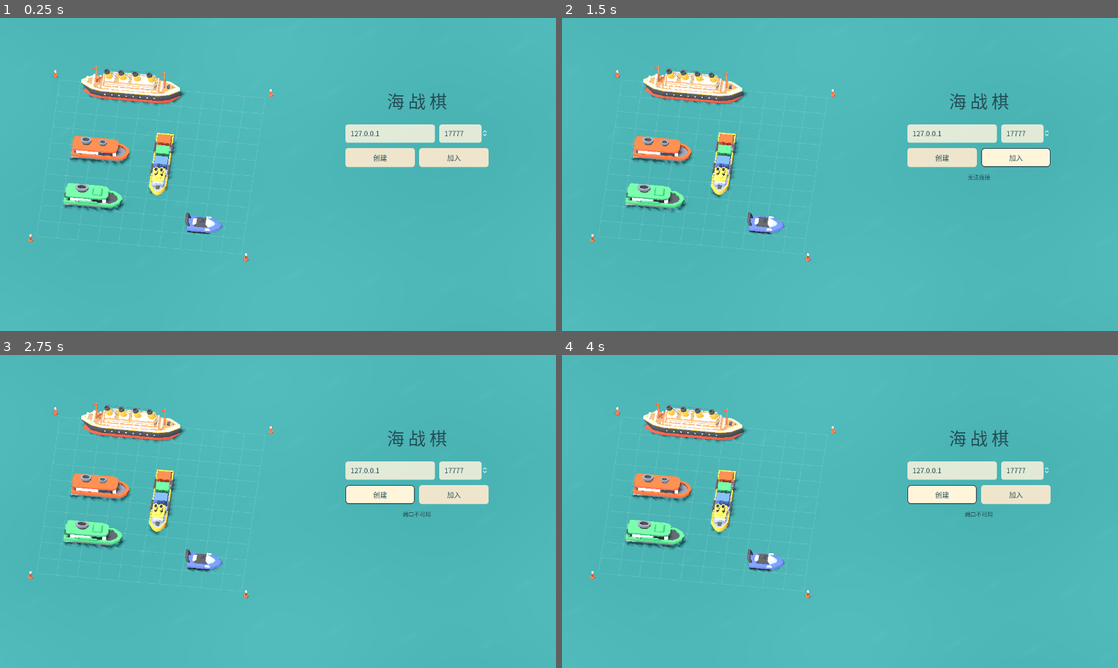
Above: before the commit, frames 1-4 (two rows, left to right).
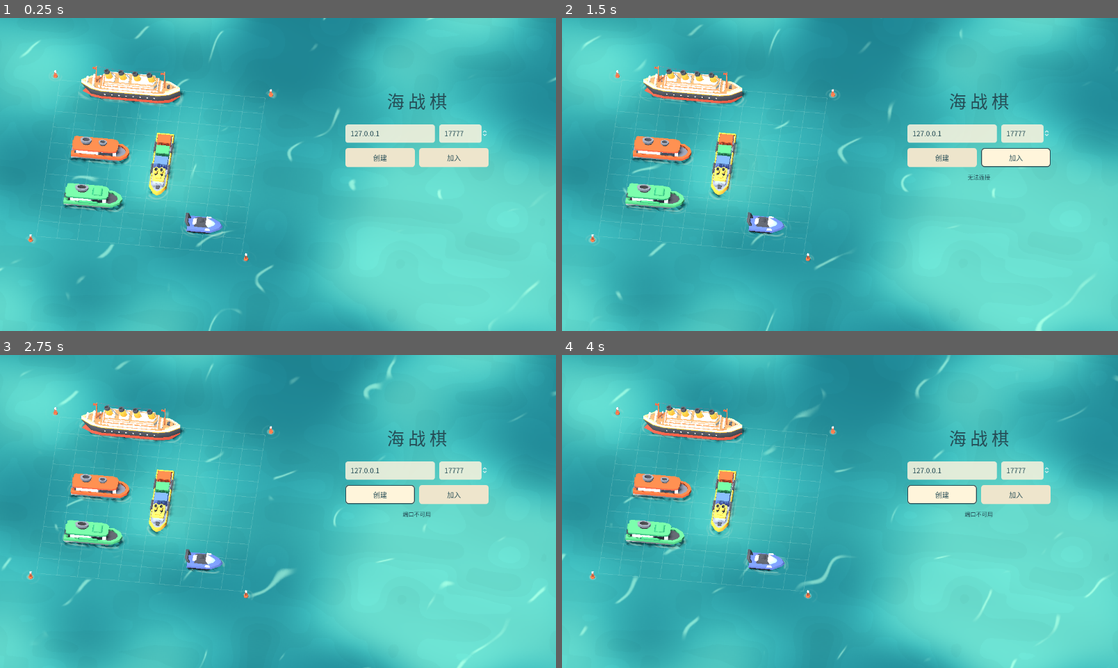
Above: after the commit, the same moments.

Repository: jza10086/BattleshipChess
Game: Godot game, scene res://scenes/main.tscn
Two runs of this game, one before a commit and one after it. Both use one fixed random seed, a clock stepped at 60 frames per second and the inputs below.
Inputs:
- Up to frame 1 (0.25 s): no input
- Up to frame 2 (1.5 s): click "创建" at 0.5 s; click "加入" at 1.25 s
- Up to frame 3 (2.75 s): click "创建" at 2 s
- Up to frame 4 (4 s): click "加入" at 2.75 s; click "创建" at 3.5 s

The runs differ from the first frame. In frame 1, 59% of the frame differs, in the area x 0-100%, y 0-100%; in frame 2, 59%; in frame 3, 60%; in frame 4, 59%.

Commit message:
Add layered stylized ocean and visible-hull waterline ripples

Diff:
--- a/assets/shaders/ocean.gdshader
+++ b/assets/shaders/ocean.gdshader
@@ -1,16 +1,45 @@
 shader_type spatial;
-render_mode diffuse_burley, specular_schlick_ggx;
-uniform vec3 sea_color : source_color = vec3(0.25, 0.61, 0.66);
+render_mode diffuse_lambert, specular_disabled;
+// Original lightweight stylized water. Design references: docs/OCEAN_ART.md.
+// This opaque material has no scene depth, reflection pass or fleet-position data.
+uniform sampler2D current_fields : repeat_enable, filter_linear_mipmap;
+uniform vec3 deep_color : source_color = vec3(0.12, 0.40, 0.47);
+uniform vec3 sea_color : source_color = vec3(0.20, 0.55, 0.59);
+uniform vec3 shoal_color : source_color = vec3(0.35, 0.67, 0.66);
+uniform vec3 crest_color : source_color = vec3(0.65, 0.83, 0.77);
 varying vec3 world;
+
 void vertex() {
 	world = (MODEL_MATRIX * vec4(VERTEX, 1.0)).xyz;
-	VERTEX.y += sin(world.x * 0.7 + TIME * 0.45) * cos(world.z * 0.65 + TIME * 0.3) * 0.012;
+	// Maximum displacement is 0.013, safely below the stable grid and shot planes.
+	VERTEX.y += sin(dot(world.xz, vec2(0.55, 0.34)) + TIME * 0.48) * 0.008
+		+ sin(dot(world.xz, vec2(-0.31, 0.73)) - TIME * 0.37) * 0.005;
 }
+
 void fragment() {
-	float broad = sin(world.x*.25 + world.z*.15 + TIME*.035)*sin(world.z*.22 - world.x*.13);
-	float wave = pow(max(0.0, sin(world.x*1.7 + world.z*1.4 + TIME*.55) * sin(world.z*.8 - TIME*.3)), 14.0);
-	ALBEDO = sea_color + broad*.012 + wave*.008;
-	ROUGHNESS = .76;
-	SPECULAR = .25;
+	vec2 p = world.xz;
+	vec3 field_a = texture(current_fields, p * 0.032 + vec2(TIME * 0.0015, TIME * 0.0009)).rgb;
+	vec3 field_b = texture(current_fields, p * 0.047 + vec2(-TIME * 0.0011, TIME * 0.0017) + vec2(0.39, 0.17)).rgb;
+	float depth_tint = smoothstep(0.18, 0.82, field_a.r * 0.72 + field_b.r * 0.28);
+	vec3 water = mix(deep_color, sea_color, smoothstep(0.0, 0.63, depth_tint));
+	water = mix(water, shoal_color, smoothstep(0.42, 1.0, depth_tint) * 0.82);
 
+	// Two crossing swells. Their analytic slopes carry light without moving the board.
+	float phase_a = dot(p, vec2(0.80, 0.46)) + TIME * 0.65;
+	float phase_b = dot(p, vec2(-0.42, 1.13)) - TIME * 0.48;
+	vec2 slope = vec2(0.80, 0.46) * cos(phase_a) * 0.105
+		+ vec2(-0.42, 1.13) * cos(phase_b) * 0.065;
+	// Softly stepped current patches echo the low-poly hulls, not a noisy normal map.
+	float facet = floor(field_b.g * 4.0) * 0.25;
+	water *= 0.96 + facet * 0.08;
+	NORMAL = normalize((VIEW_MATRIX * vec4(-slope.x, 1.0, -slope.y, 0.0)).xyz);
+
+	// Broken mint crests: limited coverage and derivative smoothing at every resolution.
+	float ripple = sin(dot(p, vec2(1.52, 0.88)) + TIME * 0.72 + field_b.g * 3.2);
+	float aa = max(fwidth(ripple), 0.004);
+	float crest = smoothstep(0.982 - aa, 0.999 + aa, ripple);
+	crest *= smoothstep(0.60, 0.79, field_a.b) * smoothstep(0.28, 0.52, field_b.g);
+	ALBEDO = mix(water, crest_color, crest * 0.48);
+	ROUGHNESS = 0.72;
+	SPECULAR = 0.24;
 }
--- /dev/null
+++ b/assets/shaders/waterline.gdshader
@@ -0,0 +1,26 @@
+shader_type spatial;
+render_mode unshaded, cull_disabled, depth_draw_never;
+// Local-only waterline. Instantiated by visible ship/buoy nodes, never hidden data.
+uniform vec2 footprint = vec2(4.6, 0.85);
+uniform vec2 patch_size = vec2(5.6, 1.85);
+uniform float phase = 0.0;
+uniform float opacity : hint_range(0.0, 1.0) = 1.0;
+uniform vec3 foam_color : source_color = vec3(0.72, 0.88, 0.81);
+
+void fragment() {
+	vec2 p = (UV - 0.5) * patch_size;
+	float half_straight = max(0.0, (footprint.x - footprint.y) * 0.5);
+	vec2 q = vec2(max(abs(p.x) - half_straight, 0.0), p.y);
+	float distance_to_hull = length(q) - footprint.y * 0.5;
+	float aa = max(fwidth(distance_to_hull), 0.012);
+	float flutter = sin(p.x * 5.3 + p.y * 4.1 + TIME * 1.2 + phase);
+	float edge = 0.045 + flutter * 0.018;
+	float contact = 1.0 - smoothstep(0.022, 0.052 + aa, abs(distance_to_hull - edge));
+	float breakup = smoothstep(-0.72, -0.12, sin(p.x * 3.4 - p.y * 5.1 + TIME * 0.65 + phase));
+	float cycle = fract(TIME * 0.23 + phase * 0.17);
+	float ring_distance = 0.13 + cycle * 0.30;
+	float ring = (1.0 - smoothstep(0.015, 0.037 + aa, abs(distance_to_hull - ring_distance))) * (1.0 - cycle);
+	float outside = smoothstep(-0.04, 0.02, distance_to_hull);
+	ALBEDO = foam_color;
+	ALPHA = outside * (contact * 0.43 + ring * 0.24) * breakup * opacity;
+}
--- a/scripts/main.gd
+++ b/scripts/main.gd
@@ -4,6 +4,7 @@
 const Rules = preload("res://scripts/rules.gd")
 const Vessel = preload("res://scripts/ship_visual.gd")
 const FONT = preload("res://assets/fonts/SeaInterface.otf")
+const Waterline = preload("res://scripts/waterline.gd")
 const BUOY = preload("res://assets/kenney-watercraft/buoy.glb")
 const LENGTHS := [5,4,3,3,2]
 const NAMES := ["远洋轮", "货轮", "拖轮", "工作艇", "快艇"]
@@ -119,6 +120,7 @@
 	sun.shadow_bias = .035
 	add_child(sun)
 	var ocean := MeshInstance3D.new()
+	ocean.name = "Ocean"
 	var plane := PlaneMesh.new()
 	plane.size = Vector2(240,240)
 	plane.subdivide_width = 40
@@ -127,7 +129,7 @@
 	ocean.cast_shadow = GeometryInstance3D.SHADOW_CASTING_SETTING_OFF
 	var ocean_material := ShaderMaterial.new()
 	ocean_material.shader = preload("res://assets/shaders/ocean.gdshader")
-	ocean_material.set_shader_parameter("sea_color",Color("3c8791"))
+	ocean_material.set_shader_parameter("current_fields",preload("res://assets/textures/ocean_fields.png"))
 	ocean.material_override = ocean_material
 	ocean.position.y = -.055
 	add_child(ocean)
@@ -179,6 +181,11 @@
 			board.add_child(buoy)
 			buoy.scale = Vector3.ONE*.23
 			buoy.position = Vector3(x,0,z)
+			# Sibling at water height: hidden boards hide their buoy ripples as well.
+			var waterline := Waterline.create(Vector2(.18,.18), float(x+z))
+			waterline.name = "Waterline_%s_%s" % [x,z]
+			board.add_child(waterline)
+			waterline.position = Vector3(x,-.018,z)
 	return board
 
 func _build_ui() -> void:
--- a/scripts/ship_visual.gd
+++ b/scripts/ship_visual.gd
@@ -1,6 +1,7 @@
 class_name ShipVisual
 extends Node3D
 ## Real CC0 glTF models by Kenney; local +X follows board columns.
+const Waterline = preload("res://scripts/waterline.gd")
 const MODELS := [preload("res://assets/kenney-watercraft/ship-ocean-liner.glb"), preload("res://assets/kenney-watercraf …(197 unchanged characters)…
 const LENGTHS := [5,4,3,3,2]
 const BOUNDS := [Vector3(4.76,8.934,21.28),Vector3(3.917,3.38,10.549),Vector3(1.785,2.237,3.47),Vector3(1.785,2.237,2.87),Vector3(1.785,1.5,3.37)]
@@ -9,6 +10,8 @@
 var base_y := 0.0
 var body: Node3D
 var seed_phase := 0.0
+var waterline: MeshInstance3D
+var waterline_sunk := false
 static var materials: Dictionary = {}
 static func material(color: Color) -> StandardMaterial3D:
 	var key := color.to_html()
@@ -21,6 +24,9 @@
 func setup(index: int, _enemy := false) -> void:
 	kind = index
 	seed_phase = index*1.8
+	waterline = Waterline.create(Vector2(LENGTHS[index]-.22,.80), seed_phase)
+	add_child(waterline)
+	waterline.position.y = -.018
 	body = Node3D.new()
 	add_child(body)
 	var model: Node3D = MODELS[index].instantiate()
@@ -41,6 +47,11 @@
 	collision.add_child(shape)
 func _process(delta: float) -> void:
 	if body == null: return
+	# A lifted placement preview must not lift its waterline off the sea.
+	waterline.global_position.y = -.018
+	if waterline_sunk != sunk:
+		waterline_sunk = sunk
+		waterline.material_override.set_shader_parameter("opacity", .32 if sunk else 1.0)
 	var t := Time.get_ticks_msec()*.001
 	base_y = move_toward(base_y,-.47 if sunk else 0.0,delta*.23)
 	body.position.y = base_y + sin(t*1.15+seed_phase)*.018
--- /dev/null
+++ b/scripts/waterline.gd
@@ -0,0 +1,19 @@
+extends RefCounted
+## An inexpensive local quad, owned by its visible hull or board buoy.
+## No fleet arrays, screen/depth textures or world-position uniforms are used.
+const SHADER = preload("res://assets/shaders/waterline.gdshader")
+static func create(footprint: Vector2, phase: float) -> MeshInstance3D:
+	var node := MeshInstance3D.new()
+	node.name = "Waterline"
+	var patch_size := footprint + Vector2.ONE
+	var plane := PlaneMesh.new()
+	plane.size = patch_size
+	node.mesh = plane
+	var material := ShaderMaterial.new()
+	material.shader = SHADER
+	material.set_shader_parameter("footprint",footprint)
+	material.set_shader_parameter("patch_size",patch_size)
+	material.set_shader_parameter("phase",phase)
+	node.material_override = material
+	node.cast_shadow = GeometryInstance3D.SHADOW_CASTING_SETTING_OFF
+	return node
--- /dev/null
+++ b/tests/ocean_capture.gd
@@ -0,0 +1,118 @@
+extends "res://tests/native_capture.gd"
+## Focused ocean + marker + privacy regression, using a real separate ENet peer.
+## Optional motion: --fixed-fps 20 and OCEAN_CAPTURE_MOTION=1 capture 120 native frames.
+func waterline_count(node: Node) -> int:
+	var result := 1 if str(node.name).begins_with("Waterline") else 0
+	for child in node.get_children(): result += waterline_count(child)
+	return result
+func check_water() -> void:
+	var ocean: MeshInstance3D = scene.get_node("Ocean")
+	var shader: Shader = ocean.material_override.shader
+	var ocean_names: Array = []
+	for uniform in shader.get_shader_uniform_list(): ocean_names.append(str(uniform.name))
+	check(ocean_names.size() == 5 and ocean_names.all(func(n): return n in ["current_fields","deep_color","sea_color","shoal_color","crest_color"]), "ocean uniform allowlist contains no fleet or position data")
+	check(not "ALPHA" in shader.code and not "hint_depth_texture" in shader.code and not "hint_screen_texture" in shader.code, "opaque water has no screen/depth dependency")
+	check(ocean.position.y + .013 < -.018 and -.018 < .010 and .018 < .025, "waves stay below waterline, fixed grid and shot planes")
+	check(waterline_count(scene.own_fleet_node) == scene.own_fleet_node.get_child_count(), "one local waterline per visible own ship")
+	check(waterline_count(scene.enemy_fleet_node) == scene.enemy_fleet_node.get_child_count(), "no waterline exists for uninstantiated enemy ships")
+	check(waterline_count(scene.own_board) == 4 and waterline_count(scene.enemy_board) == 4, "only four visible corner buoy ripples per board")
+	for fleet in [scene.own_fleet_node,scene.enemy_fleet_node]:
+		for ship in fleet.get_children():
+			var waterline: MeshInstance3D = ship.get_node("Waterline")
+			check(is_equal_approx(waterline.global_position.y,-.018), "local waterline remains at sea height")
+			var names: Array = []
+			for uniform in waterline.material_override.shader.get_shader_uniform_list(): names.append(str(uniform.name))
+			check(names.size() == 5 and names.all(func(n): return n in ["footprint","patch_size","phase","opacity","foam_color"]), "waterline uniform allowlist only describes its visible parent")
+func record_motion() -> void:
+	DirAccess.make_dir_recursive_absolute(output.path_join("frames"))
+	var first: Image
+	var last: Image
+	for i in range(120):
+		await RenderingServer.frame_post_draw
+		var frame := root.get_texture().get_image()
+		if i == 0: first = frame
+		if i == 119: last = frame
+		if frame.save_png(output.path_join("frames/frame-%03d.png" % i)) != OK:
+			check(false,"motion frame save")
+			return
+	# The upper band is open water; exclude hull animation and all shot cells.
+	var difference := 0.0
+	for y in range(15,90,5):
+		for x in range(20,1260,5):
+			var a := first.get_pixel(x,y)
+			var b := last.get_pixel(x,y)
+			difference += absf(a.r-b.r)+absf(a.g-b.g)+absf(a.b-b.b)
+	check(difference > 10.0, "open water pixels animate across 120 actual rendered frames")
+	print("OCEAN_MOTION frames=120 fixed_step_fps=20 open_water_difference=",difference)
+
+func run() -> void:
+	if DisplayServer.get_name() == "headless":
+		push_error("Requires existing desktop display")
+		quit(1)
+		return
+	output = OS.get_environment("BATTLE_CAPTURE_DIR")
+	if output.is_empty():
+		quit(1)
+		return
+	get_tree_watchdog()
+	DirAccess.make_dir_recursive_absolute(output)
+	root.size = Vector2i(1280,720)
+	scene = load("res://scenes/main.tscn").instantiate()
+	root.add_child(scene)
+	await frames(8)
+	scene.port_field.value = 19777
+	await click(scene.host_button.position + scene.host_button.size/2)
+	check(scene.net.connected and scene.net.is_host, "real native host")
+	OS.set_environment("BATTLE_NATIVE_PORT", "19777")
+	peer_pid = OS.create_process(OS.get_executable_path(), ["--headless","--path",ProjectSettings.globalize_path("res://"),"--script","res://tests/native_peer.gd"])
+	check(await until(func(): return scene.net.opponent_present), "separate ENet peer admitted")
+	await key(KEY_1)
+	await board_click(1,1)
+	check(Rules.fleet_valid(scene.draft) and scene.draft[0].y == 1, "own liner positioned by native grid input")
+	await key(KEY_1)
+	await frames(5)
+	var lifted = scene.own_fleet_node.get_child(0)
+	check(lifted.position.y > .05 and is_equal_approx(lifted.waterline.global_position.y,-.018), "lifted placement preview keeps contact effect on the sea")
+	await key(KEY_ESCAPE)
+	check(scene.selected == -1 and scene.draft[0].y == 1, "canceling preview preserves its saved cell")
+	await capture("ocean-placement")
+	await click(scene.ready_button.position + scene.ready_button.size/2)
+	check(await until(func(): return scene.net.state.get("phase", "") == "battle"), "both ready starts battle")
+	check(scene.enemy_fleet_node.get_child_count() == 0, "unknown enemy ships not instantiated")
+	check_water()
+	for p in [Vector2i(0,0),Vector2i(5,8),Vector2i(6,8),Vector2i(1,1),Vector2i(1,2),Vector2i(9,3),Vector2i(4,1)]:
+		check(await until(func(): return scene.net.state.turn == 0), "our turn arrives")
+		var count: int = scene.net.state.shots.size()
+		await board_click(p.x,p.y,true)
+		check(await until(func(): return scene.net.state.shots.size() > count), "grid shot accepted")
+		await frames(3)
+	await until(func(): return scene.net.state.turn == 0)
+	await frames(15)
+	check_shot_markers()
+	check(scene.enemy_fleet_node.get_child_count() == 1 and scene.net.state.sunk_enemy.size() == 1, "only public sunk enemy vessel instantiated")
+	var before: int = scene.net.state.shots.size()
+	await board_click(0,0,true)
+	check(scene.net.state.shots.size() == before, "duplicate remains rejected")
+	var samples: Array[float] = []
+	for i in range(32):
+		await process_frame
+		samples.append(Performance.get_monitor(Performance.TIME_PROCESS)*1000.0)
+	samples.sort()
+	print("OCEAN_BENCH frames=32 median_ms=", samples[16], " min_ms=", samples[0], " max_ms=", samples[31], " fps=",Engine.get_frames_per_second()," calls=",Performance.get_monitor(Performance.RENDER_TOTAL_DRAW_CALLS_IN_FRAME)," primitives=",Performance.get_monitor(Performance.RENDER_TOTAL_PRIMITIVES_IN_FRAME))
+	check_water()
+	await capture("ocean-battle")
+	if OS.get_environment("OCEAN_CAPTURE_MOTION") == "1": await record_motion()
+	root.size = Vector2i(720,960)
+	await frames(8)
+	check_shot_markers()
+	check_boards_fit(root.size)
+	check_water()
+	await capture("ocean-portrait")
+	root.size = Vector2i(1280,720)
+	await frames(4)
+	scene._leave()
+	await frames(3)
+	check(waterline_count(scene.enemy_fleet_node) == 0 and not scene.enemy_board.visible, "leaving clears revealed hull waterlines and hides enemy buoy ripples")
+	check(await until(func(): return not OS.is_process_running(peer_pid)), "host cleanup closes peer")
+	print("OCEAN_CAPTURE_RESULT ", "FAIL" if failed else "PASS")
+	quit(1 if failed else 0)
Not shown, added: assets/shaders/waterline.gdshader.uid
Binary file added: assets/textures/ocean_fields.png
Not shown, added: assets/textures/ocean_fields.png.import
Not shown, added: scripts/waterline.gd.uid
Not shown, added: tests/ocean_capture.gd.uid
Not shown, changed: README.md
Not shown, changed: assets/SOURCES.md
Not shown, added: docs/OCEAN_ART.md
Not shown, changed: docs/QA.md
Not shown, added: tools/generate_ocean_noise.py
